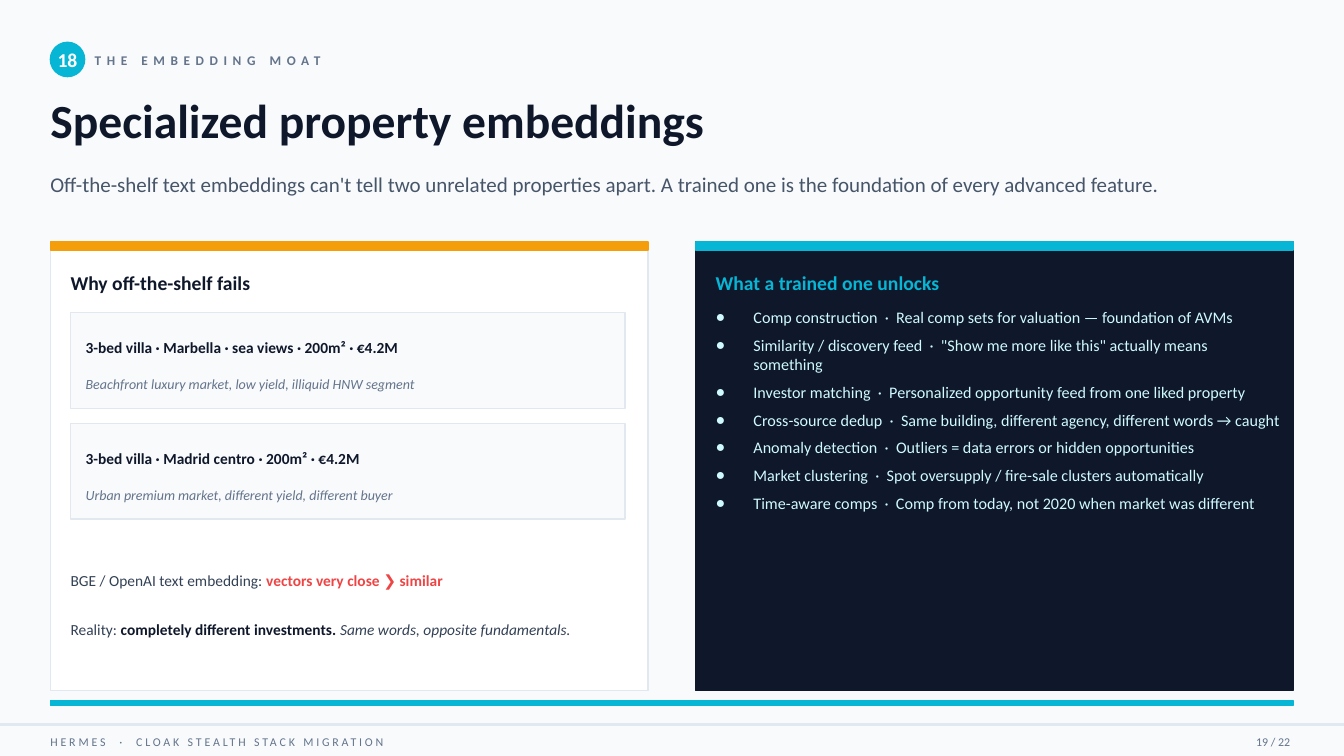
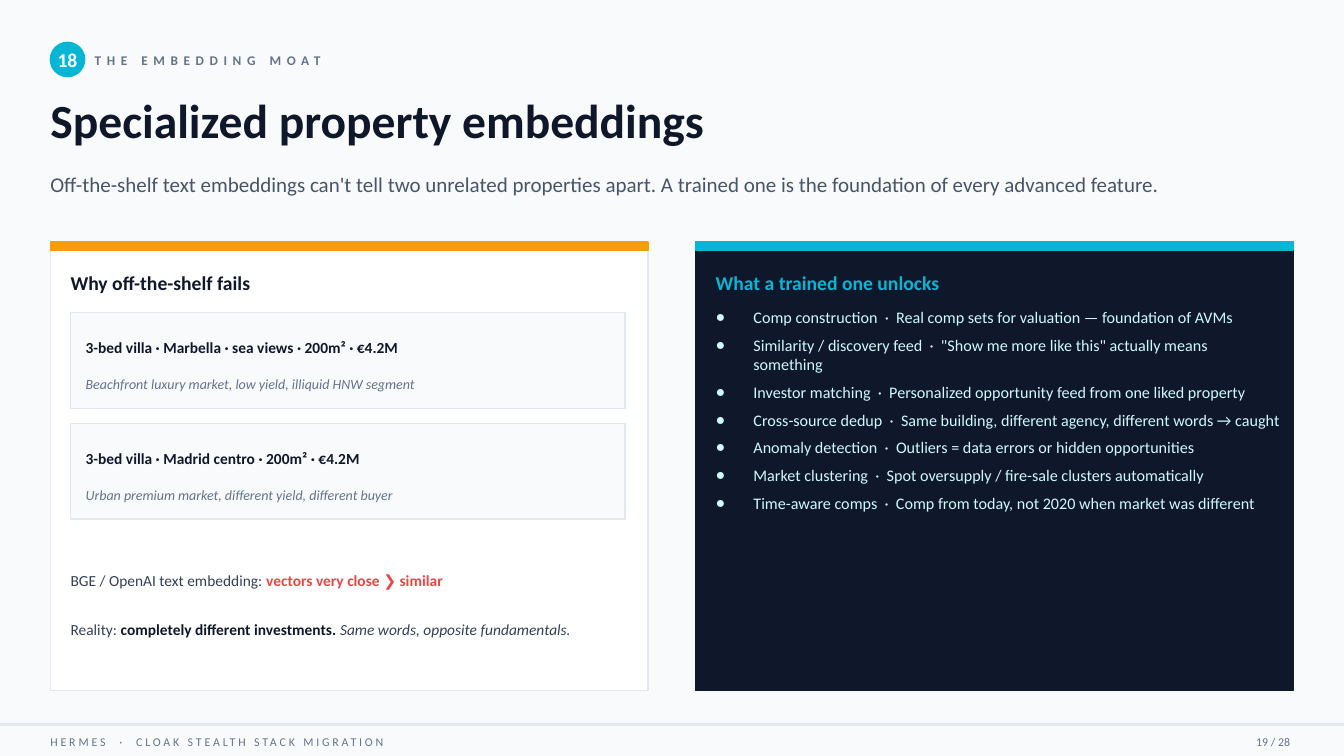
Before and after one commit to sergiocoding96/hermes-multi-agent, a slide deck: slide 19 of tower/docs/cloak-migration-brief-2026-05-17.pptx. Drawn at 1344x756 pixels with LibreOffice and Linux fonts; fonts in the diff are those of the drawing. Boxes give left, top, right and bottom in pixels: in the first picture for what was removed or moved away, otherwise in the second. Text is boxed around its words. In the diff, an @@ line names an element or a change of style, - is before the commit and + after.

```diff
--- a/tower/docs/cloak-migration-brief-2026-05-17.pptx
+++ b/tower/docs/cloak-migration-brief-2026-05-17.pptx
@@ rectangle removed at <box>50,701,1294,706</box> @@
@@ text at <box>1256,738,1290,746</box>: text changed @@
-19 / 22
+19 / 28
```
Also in this commit, not shown: 20 other slides changed, 6 slides added, 1 other file.
